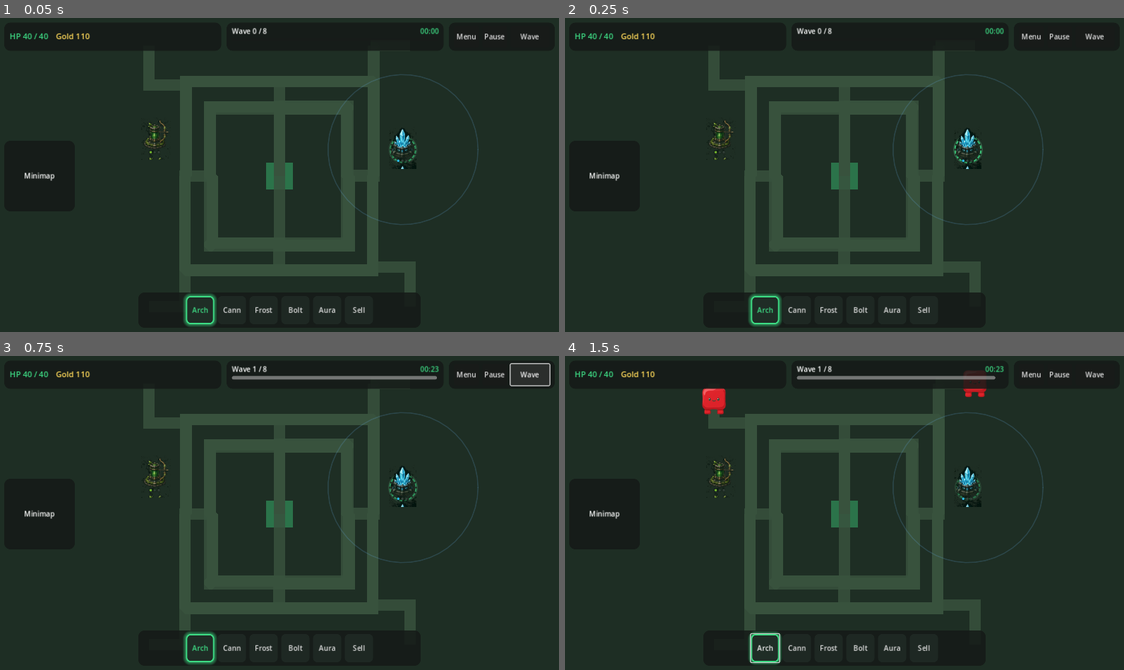
Above: before the commit, frames 1-4 (two rows, left to right).
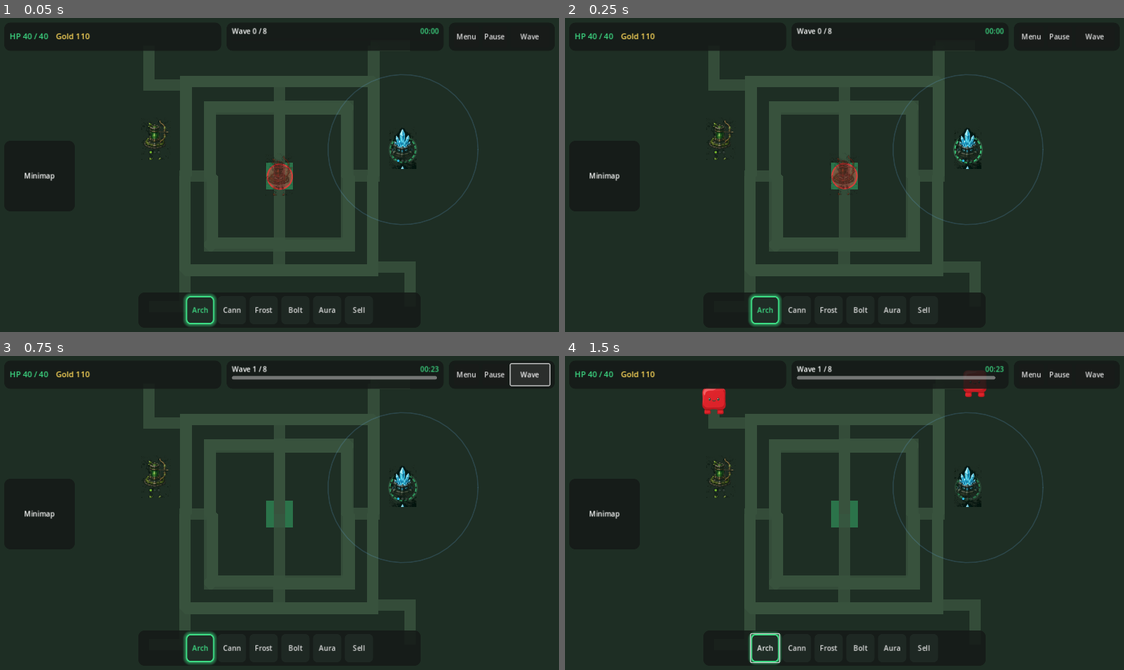
Above: after the commit, the same moments.

Repository: kennethIve/Green-TD
Game: Godot game, scene res://scenes/main.tscn
Two runs of this game, one before a commit and one after it. Both use one fixed random seed, a clock stepped at 60 frames per second and the inputs below.
Inputs:
- Up to frame 1 (0.05 s): no input
- Up to frame 2 (0.25 s): no input
- Up to frame 3 (0.75 s): click "Wave" at 0.5 s
- Up to frame 4 (1.5 s): click "Arch" at 1.25 s

The runs differ from the first frame. In frame 1, 0.4% of the frame differs, in the area x 47-53%, y 44-57%; in frame 2, 0.4%, in the area x 47-53%, y 43-57%; in frame 3, nothing differs; in frame 4, nothing differs.

Commit message:
Add placement ghost with green/red legality feedback
Follow cursor with tier-1 tower art while building; shared _can_place
drives ghost tint and click. Hide in sell mode / over UI; flash on illegal.

Diff:
--- a/scripts/main.gd
+++ b/scripts/main.gd
@@ -9,7 +9,79 @@
 const TOWER_MIN_SEP := 44.0
 const TOWER_PICK_RADIUS := 32.0
 const CENTER_BLOCK_RADIUS := 55.0
+const GHOST_OK := Color("#3DDC84")
+const GHOST_BAD := Color(0.92, 0.22, 0.22)
 const TowerScript = preload("res://scripts/tower/tower.gd")
+
+## Follow-cursor placement preview (tier-1 art + legal/illegal tint).
+class PlacementGhost extends Node2D:
+	var legal: bool = true
+	var flash_t: float = 0.0
+	var shake_t: float = 0.0
+	var _sprite: Sprite2D
+
+	func _ensure_sprite() -> void:
+		if _sprite != null and is_instance_valid(_sprite):
+			return
+		_sprite = Sprite2D.new()
+		_sprite.name = "Sprite"
+		_sprite.centered = true
+		_sprite.position = Vector2(0, -4)
+		add_child(_sprite)
+
+	func _ready() -> void:
+		z_index = 20
+		_ensure_sprite()
+		visible = false
+
+	func set_art(tower_id: String) -> void:
+		_ensure_sprite()
+		var art_path := "res://assets/towers/%s_lv1.png" % tower_id
+		if ResourceLoader.exists(art_path):
+			_sprite.texture = load(art_path)
+			_sprite.visible = true
+		else:
+			_sprite.texture = null
+			_sprite.visible = false
+		queue_redraw()
+
+	func set_legal(ok: bool) -> void:
+		if legal == ok:
+			return
+		legal = ok
+		if not ok:
+			shake_t = 0.18
+		queue_redraw()
+
+	func flash_illegal() -> void:
+		legal = false
+		flash_t = 0.28
+		shake_t = 0.22
+		queue_redraw()
+
+	func tick(delta: float, world_pos: Vector2) -> void:
+		flash_t = maxf(flash_t - delta, 0.0)
+		shake_t = maxf(shake_t - delta, 0.0)
+		var shake := Vector2.ZERO
+		if shake_t > 0.0:
+			shake = Vector2(randf_range(-3.0, 3.0), randf_range(-3.0, 3.0))
+		global_position = world_pos + shake
+		var tint := GHOST_OK if legal else GHOST_BAD
+		var a := 0.55 if flash_t <= 0.0 else 0.95
+		if _sprite:
+			_sprite.modulate = Color(tint.r, tint.g, tint.b, a * 0.85 if legal else a)
+		queue_redraw()
+
+	func _draw() -> void:
+		var col := GHOST_OK if legal else GHOST_BAD
+		if flash_t > 0.0:
+			col = GHOST_BAD
+		var border_a := 0.95 if flash_t > 0.0 else 0.85
+		var fill := Color(col.r, col.g, col.b, 0.40)
+		draw_circle(Vector2.ZERO, 26.0, fill)
+		draw_arc(Vector2.ZERO, 28.0, 0.0, TAU, 48, Color(col.r, col.g, col.b, border_a), 2.5, true)
+		if _sprite == null or _sprite.texture == null:
+			draw_circle(Vector2.ZERO, 14.0, Color(col.r, col.g, col.b, 0.7))
 
 @onready var hud: Control = $UI/HUD
 @onready var spawner = $WaveSpawner
@@ -26,6 +98,8 @@
 var _wave_duration: float = 24.0
 var _wave_end_msec: int = 0
 var _focus_open: bool = false
+var _building: bool = true
+var _ghost: PlacementGhost
 
 func _ready() -> void:
 	spawner.creep_leaked.connect(_on_leak)
@@ -49,6 +123,11 @@
 	if hud.has_method("show_tower"):
 		hud.show_tower(null)
 	_focus_open = false
+	_building = true
+	_ghost = PlacementGhost.new()
+	_ghost.name = "PlacementGhost"
+	add_child(_ghost)
+	_ghost.set_art(_build_id)
 	_refresh_hud()
 	status_label.text = "Click tower = select | U = upgrade menu | Upgrade btn = upgrade"
 	# Legal empty ground (off w3x path ribbon); prior (420/860,260) sat on vertical path arms.
@@ -58,7 +137,8 @@
 	await get_tree().create_timer(1.2).timeout
 	_start_wave()
 
-func _process(_delta: float) -> void:
+func _process(delta: float) -> void:
+	_update_placement_ghost(delta)
 	if _ended or _wave_end_msec <= 0:
 		return
 	_wave_time_left = maxf(float(_wave_end_msec - Time.get_ticks_msec()) / 1000.0, 0.0)
@@ -94,7 +174,7 @@
 			_select_tower(hit)
 			return
 		_deselect_tower()
-		_place_tower(pos, _build_id)
+		_place_tower(pos, _build_id, true)
 
 func _on_pause() -> void:
 	get_tree().paused = not get_tree().paused
@@ -211,25 +291,35 @@
 		return true
 	return false
 
-func _place_tower(pos: Vector2, id: String) -> void:
+## Shared placement gate used by ghost + click. Returns {ok, reason}.
+func _can_place(pos: Vector2, id: String = "") -> Dictionary:
+	if id == "":
+		id = _build_id
 	var defs: Dictionary = TowerScript.DEFS.get(id, TowerScript.DEFS["archer"])
 	var cost: int = int(defs["cost"])
 	if gold < cost:
-		status_label.text = "Not enough gold"
-		return
+		return {"ok": false, "reason": "Not enough gold"}
 	if _over_ui(pos):
-		status_label.text = "Cannot build on UI"
-		return
+		return {"ok": false, "reason": "Cannot build on UI"}
 	if pos.distance_to(Vector2(640, 360)) < CENTER_BLOCK_RADIUS:
-		status_label.text = "Cannot build on center"
-		return
+		return {"ok": false, "reason": "Cannot build on center"}
 	if _on_path(pos):
-		status_label.text = "Cannot build on path"
-		return
+		return {"ok": false, "reason": "Cannot build on path"}
 	for t in towers.get_children():
 		if t.global_position.distance_to(pos) < TOWER_MIN_SEP:
-			status_label.text = "Too close to another tower"
-			return
+			return {"ok": false, "reason": "Too close to another tower"}
+	return {"ok": true, "reason": ""}
+
+func _place_tower(pos: Vector2, id: String, from_player: bool = false) -> bool:
+	var check: Dictionary = _can_place(pos, id)
+	if not bool(check["ok"]):
+		if from_player:
+			if _ghost:
+				_ghost.flash_illegal()
+			status_label.text = str(check["reason"])
+		return false
+	var defs: Dictionary = TowerScript.DEFS.get(id, TowerScript.DEFS["archer"])
+	var cost: int = int(defs["cost"])
 	gold -= cost
 	var tower = TowerScript.new()
 	tower.apply_id(id)
@@ -238,14 +328,21 @@
 	_select_tower(tower)
 	_refresh_hud()
 	status_label.text = "Built %s ($%d)" % [id, cost]
+	return true
 
 func _on_build_pressed(id: String) -> void:
 	_sell_mode = false
+	_building = true
 	_build_id = id
+	if _ghost:
+		_ghost.set_art(id)
 	status_label.text = "Build: %s" % id
 
 func _on_sell_mode() -> void:
 	_sell_mode = true
+	_building = false
+	if _ghost:
+		_ghost.visible = false
 	status_label.text = "Sell mode ON - click a tower to sell"
 
 func _sell_tower(t: Node2D) -> void:
@@ -292,6 +389,22 @@
 	_ended = true
 	status_label.text = "DEFEAT"
 
+func _update_placement_ghost(delta: float) -> void:
+	if _ghost == null:
+		return
+	# Primary feedback is the ghost; hide in sell / not building / ended / over UI.
+	if _ended or _sell_mode or not _building:
+		_ghost.visible = false
+		return
+	var pos := get_global_mouse_position()
+	if _over_ui(pos):
+		_ghost.visible = false
+		return
+	_ghost.visible = true
+	var check: Dictionary = _can_place(pos, _build_id)
+	_ghost.set_legal(bool(check["ok"]))
+	_ghost.tick(delta, pos)
+
 func _refresh_hud() -> void:
 	if hud.has_method("set_resources"):
 		hud.set_resources(lives, gold, START_LIVES)
